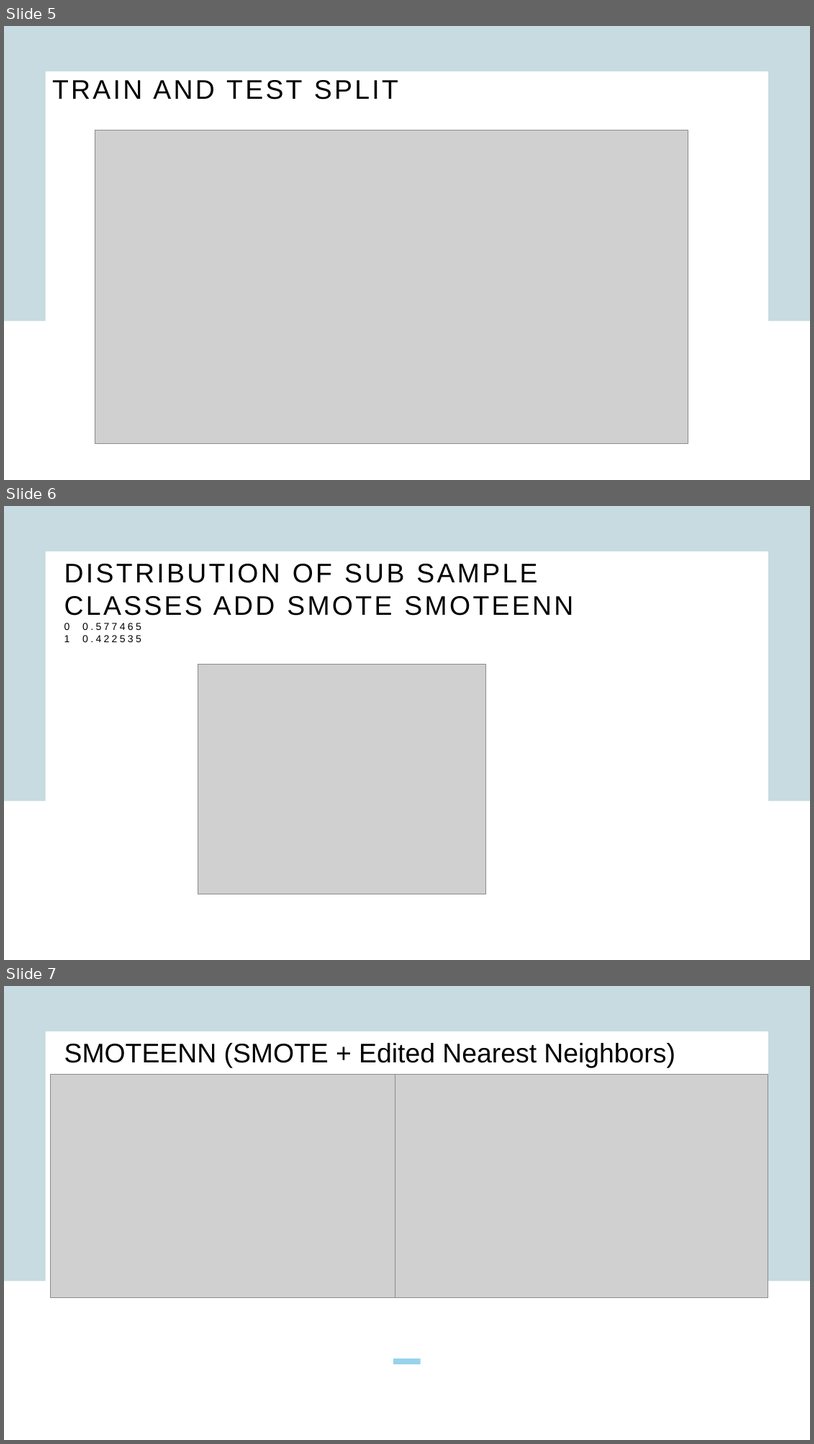
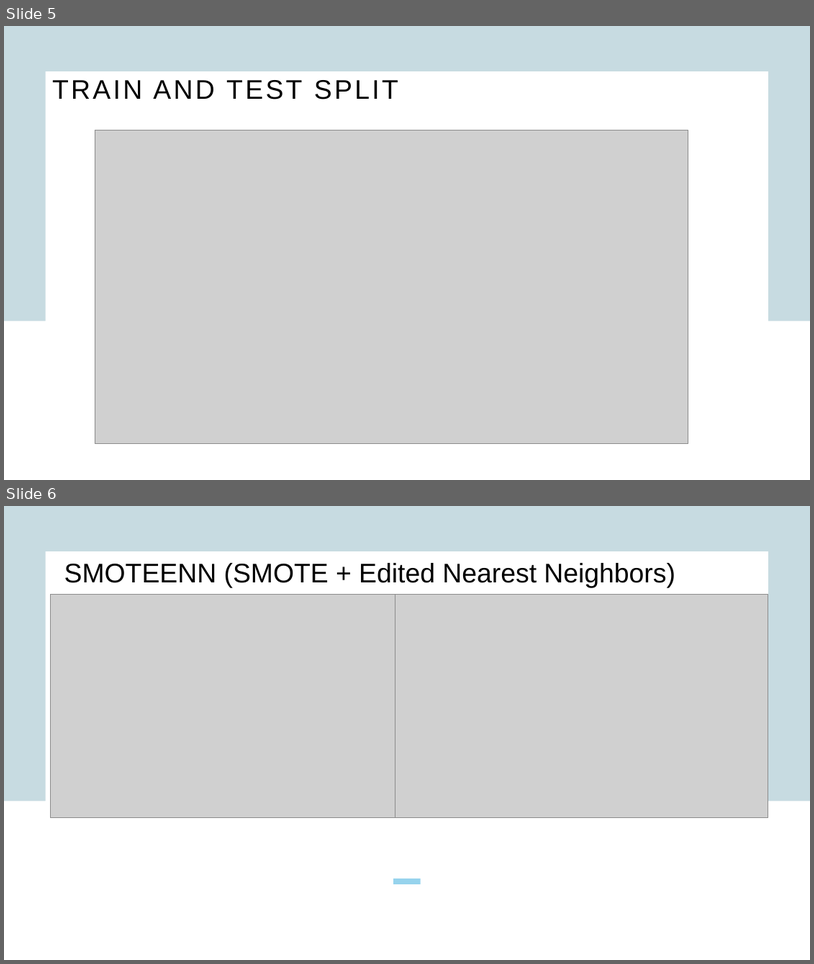
Before and after one commit to ifonseca69/project_2, a slide deck: Isaac_Fonseca/Creditcard_fraud_IF.pptx. Shown one above the other, each under a label of ours: slides 5, 6 and 7 before the commit, slides 5 and 6 after it. The pictures are 814x1444 and 814x964 pixels, drawn with LibreOffice and Linux fonts; fonts in the diff are those of the drawing; grey boxes stand for pictures. Boxes give left, top, right and bottom in pixels: in the first picture for what was removed or moved away, otherwise in the second. Text is boxed around its words. In the diff, an @@ line names an element or a change of style, - is before the commit and + after.

```diff
--- a/Isaac_Fonseca/Creditcard_fraud_IF.pptx
+++ b/Isaac_Fonseca/Creditcard_fraud_IF.pptx
@@ slide 6 removed at (4,506,810,960), background #FFFFFF; not listed: 1 template element that a slide beside it also shows @@
@@ text removed at (64,564,574,642) @@
-DISTRIBUTION OF SUB SAMPLE CLASSES ADD SMOTE SMOTEENN
-0 0.577465
-1 0.422535
@@ picture removed at (198,664,486,894) @@
@@ what was slide 7 is now slide 6 @@
```
Also in this commit, not shown: 2 slides changed.
